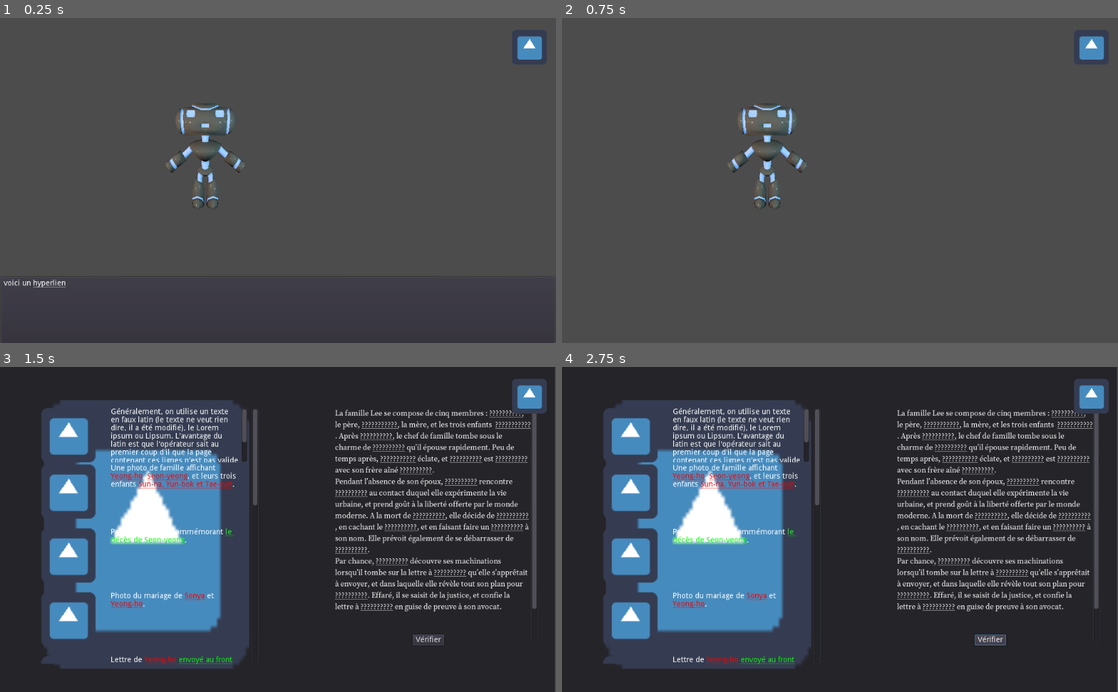
Above: before the commit, frames 1-4 (two rows, left to right).
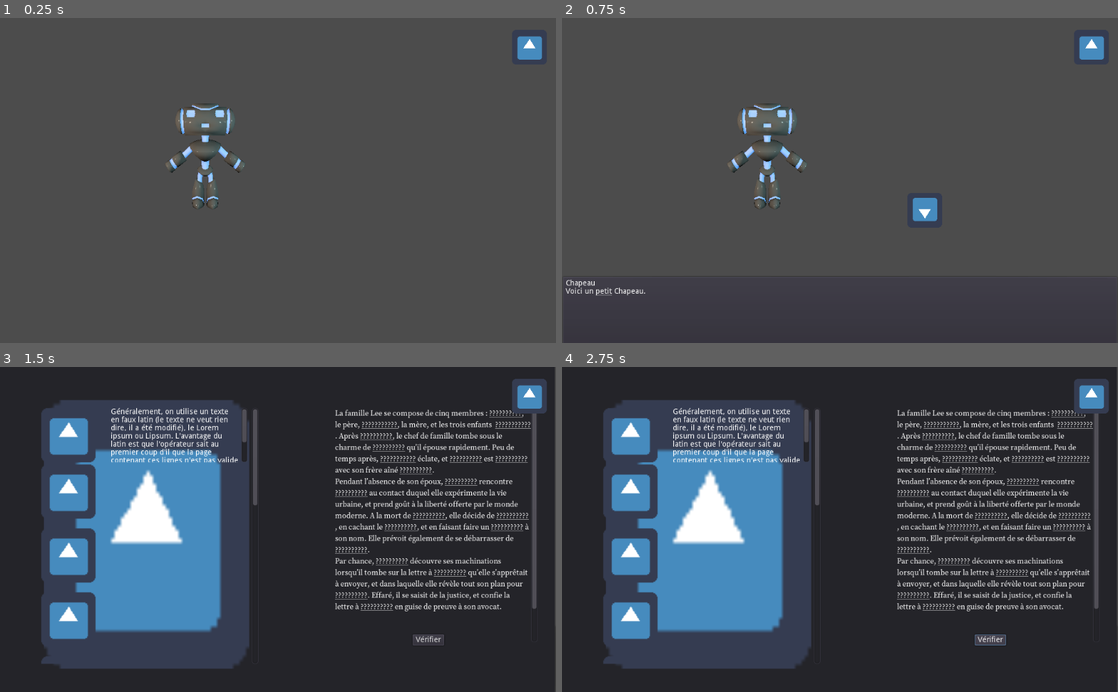
Above: after the commit, the same moments.

Repository: garipdk/SGJ23-SBG-bibmbap
Game: Godot game, scene res://scenes/Tableau1.tscn
Same seed, same stepped clock (60 frames per second), same inputs: the game is played once before the commit and once after it. The engine's default icon, where the game draws it, is replaced by a stand-in: a white triangle on a blue panel in a dark square.
Inputs (mouse positions are in pixels of both pictures, inside the frame that each line leads up to):
- Up to frame 1 (0.25 s): no input
- Up to frame 2 (0.75 s): tap Enter at 0.5 s; move the mouse to (923, 209) at 0.52 s; click (923, 209) at 0.67 s
- Up to frame 3 (1.5 s): click (528, 396) at 1.25 s
- Up to frame 4 (2.75 s): click "Vérifier" at 2 s

The runs differ from the first frame. In frame 1, 0.1% of the frame differs, in the area x 0-12%, y 80-83%; in frame 2, 0.5%; in frame 3, 1.3%, in the area x 19-43%, y 29-92%; in frame 4, 1.3%.

Commit message:
enlever debug menu enquete

Diff:
--- a/scripts-gdscript/menu_enquete.gd
+++ b/scripts-gdscript/menu_enquete.gd
@@ -21,9 +21,9 @@
 		$carnet/ScrollContainer/VBoxContainer.add_child(spacer)
 
 	#DEBUG signal
-	print('debug signal in menu_enquete')
-	for key in HypertexteTexts.enquete_item_description:
-		GameState.emit_signal("object_click",key,"test")
+#	print('debug signal in menu_enquete')
+#	for key in HypertexteTexts.enquete_item_description:
+#		GameState.emit_signal("object_click",key,"test")
 
 func _on_menu_button_toggled(button_pressed):
 	visible = button_pressed
